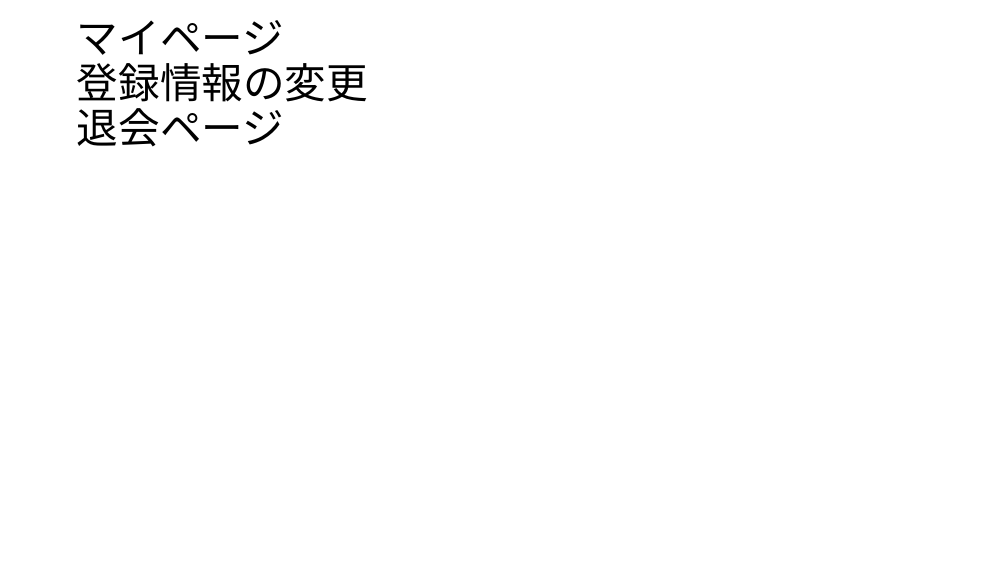
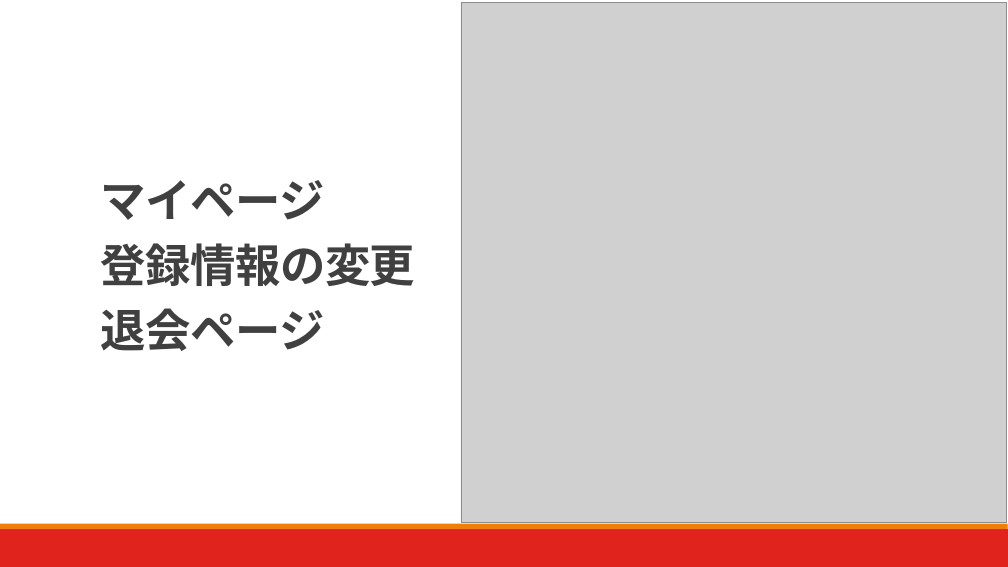
Before and after one commit to yu-kobatake/kfc, a slide deck: slide 6 of KFC発表資料.pptx. Drawn at 1008x567 pixels with LibreOffice and Linux fonts; fonts in the diff are those of the drawing; grey boxes stand for pictures. Boxes give left, top, right and bottom in pixels: in the first picture for what was removed or moved away, otherwise in the second. Text is boxed around its words. In the diff, an @@ line names an element or a change of style, - is before the commit and + after.

```diff
--- a/KFC発表資料.pptx
+++ b/KFC発表資料.pptx
@@ picture added at (461, 3, 1007, 523) @@
@@ title "マイページ 登録情報の変更 退会ページ": place and size @@
-title "マイページ 登録情報の変更 退会ページ" at (77, 20, 368, 147)
+title "マイページ 登録情報の変更 退会ページ" at (101, 180, 415, 351)
@@ title "マイページ 登録情報の変更 退会ページ" at (101, 180, 415, 351): size 39.6 to 43.2 pt, font Noto Sans CJK JP to Calibri, text colour #000000 to #404040, letter spacing 0 to -0.5 pt, bold on; line spacing 0.9 to 1.2; vertical alignment middle to bottom @@
@@ rectangle added at (0, 529, 1008, 567), fill #E1231E @@
@@ rectangle added at (0, 524, 1008, 529), fill #F07F09 @@
```
Also in this commit, not shown: 9 other slides changed, 6 slides added, 1 other file.
